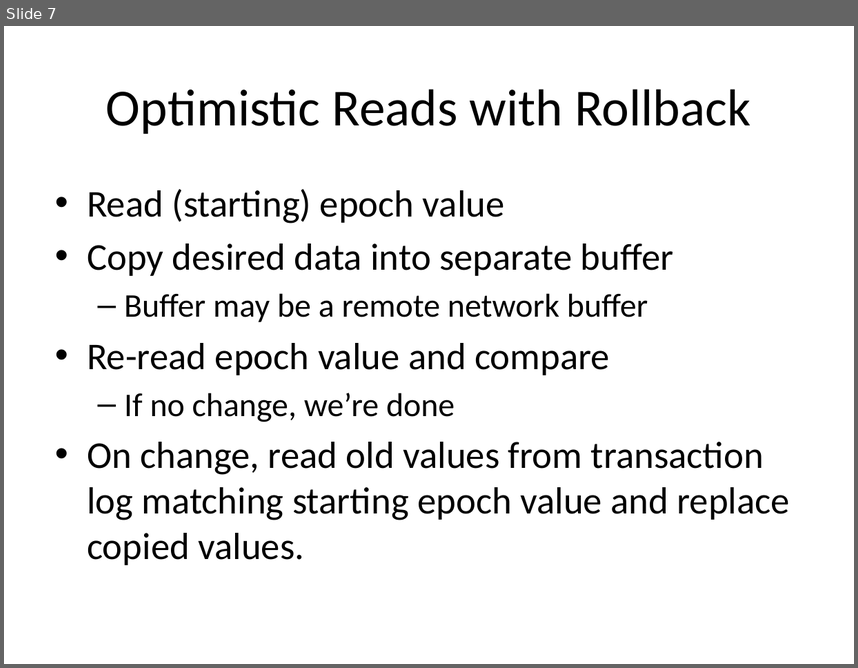
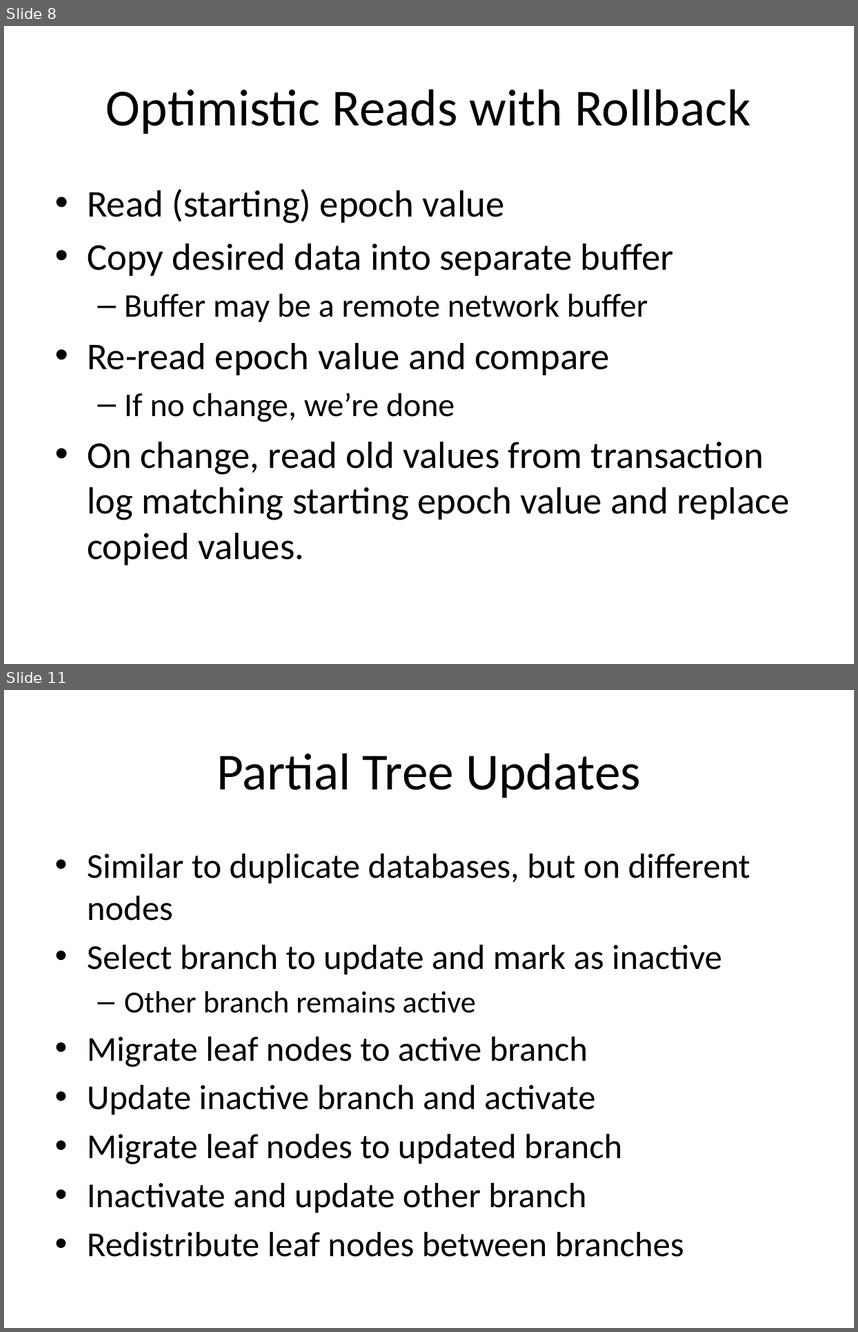
Before and after one commit to hnrose/ibssa2, a slide deck: design-docs/ssa_db.pptx. Shown one above the other, each under a label of ours: slide 7 before the commit, slides 8 and 11 after it; the slides between them are not shown. The pictures are 858x668 and 858x1332 pixels, drawn with LibreOffice and Linux fonts; fonts in the diff are those of the drawing. Boxes give left, top, right and bottom in pixels: in the first picture for what was removed or moved away, otherwise in the second. Text is boxed around its words. In the diff, an @@ line names an element or a change of style, - is before the commit and + after.

```diff
--- a/design-docs/ssa_db.pptx
+++ b/design-docs/ssa_db.pptx
@@ slide 11 added at (x1=4, y1=690, x2=854, y2=1328), background #FFFFFF @@
@@ title added at (x1=217, y1=753, x2=641, y2=798), 44 pt, text #000000 @@
+Partial Tree Updates
@@ text added at (x1=87, y1=854, x2=751, y2=1256), 29.6 pt, text #000000 @@
+• Similar to duplicate databases, but on different nodes
+• Select branch to update and mark as inactive
+  – Other branch remains active
+• Migrate leaf nodes to active branch
+• Update inactive branch and activate
+• Migrate leaf nodes to updated branch
+• Inactivate and update other branch
+• Redistribute leaf nodes between branches
@@ what was slide 7 is now slide 8 @@
```
Also in this commit, not shown: 2 slides changed, 2 other slides added.
